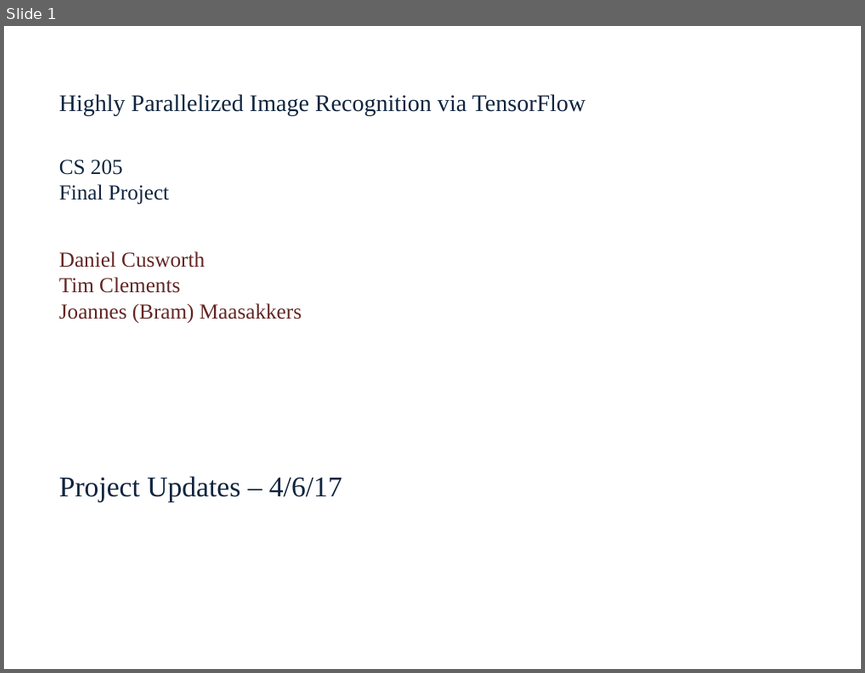
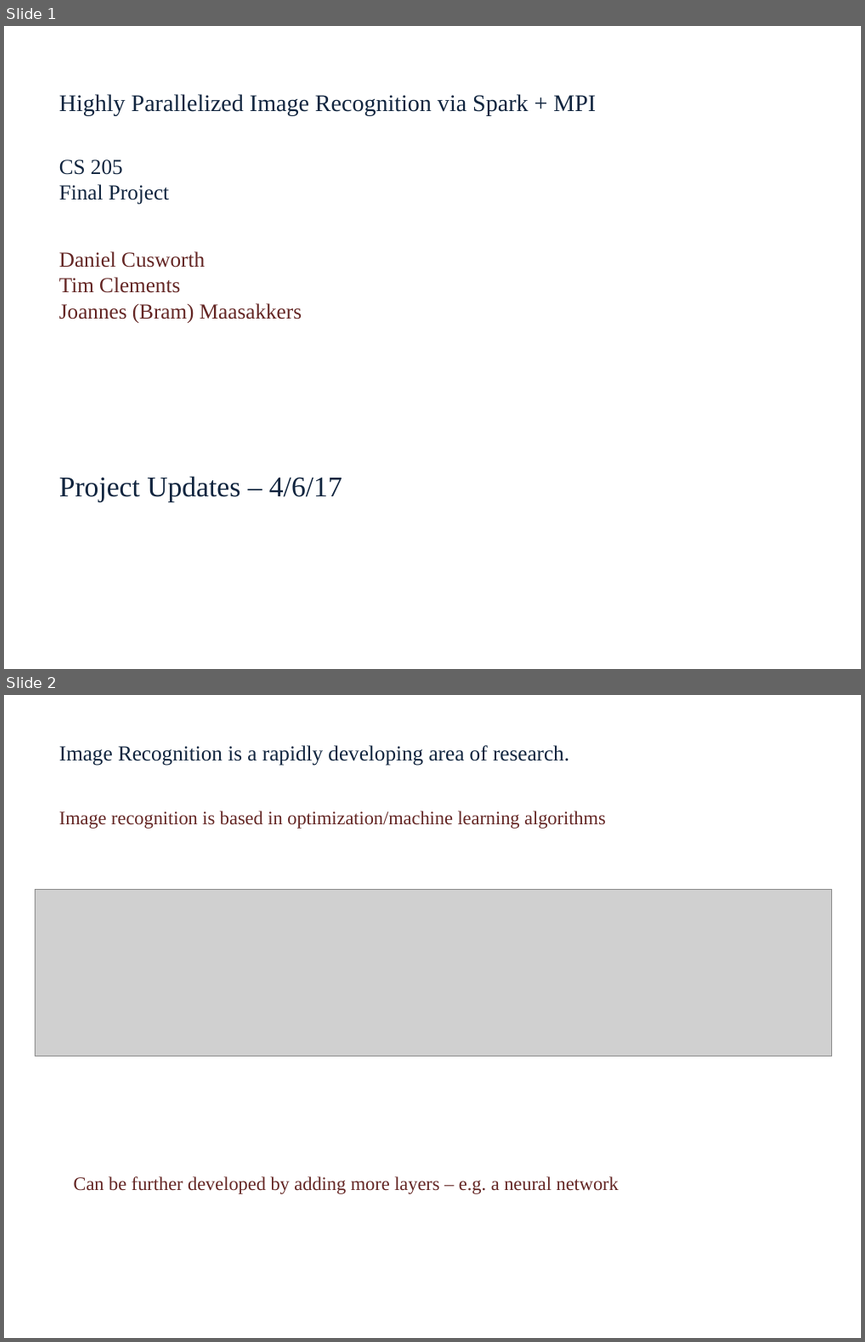
Before and after one commit to dcusworth/image_spark_mpi, a slide deck: benchmarks/Update_Rafa_1.pptx. Shown one above the other, each under a label of ours: slide 1 before the commit, slides 1 and 2 after it. The pictures are 865x673 and 865x1342 pixels, drawn with LibreOffice and Linux fonts; fonts in the diff are those of the drawing; grey boxes stand for pictures. Boxes give left, top, right and bottom in pixels: in the first picture for what was removed or moved away, otherwise in the second. Text is boxed around its words. In the diff, an @@ line names an element or a change of style, - is before the commit and + after.

```diff
--- a/benchmarks/Update_Rafa_1.pptx
+++ b/benchmarks/Update_Rafa_1.pptx
@@ slide 2 added at box(4, 695, 861, 1338), background #FFFFFF @@
@@ text added at box(59, 745, 569, 766), 18 pt, text #0F243E @@
+Image Recognition is a rapidly developing area of research.
@@ text added at box(59, 811, 606, 828), 16 pt, text #632523 @@
+Image recognition is based in optimization/machine learning algorithms
@@ picture added at box(35, 890, 832, 1056) @@
@@ text added at box(74, 1176, 619, 1194), 16 pt, text #632523 @@
+Can be further developed by adding more layers – e.g. a neural network
@@ slide 1 changed as well @@
@@ text at box(59, 94, 596, 115): text changed @@
-Highly Parallelized Image Recognition via TensorFlow
+Highly Parallelized Image Recognition via Spark + MPI
```
Also in this commit, not shown: 3 other slides added, 8 slides removed, 1 other file.
